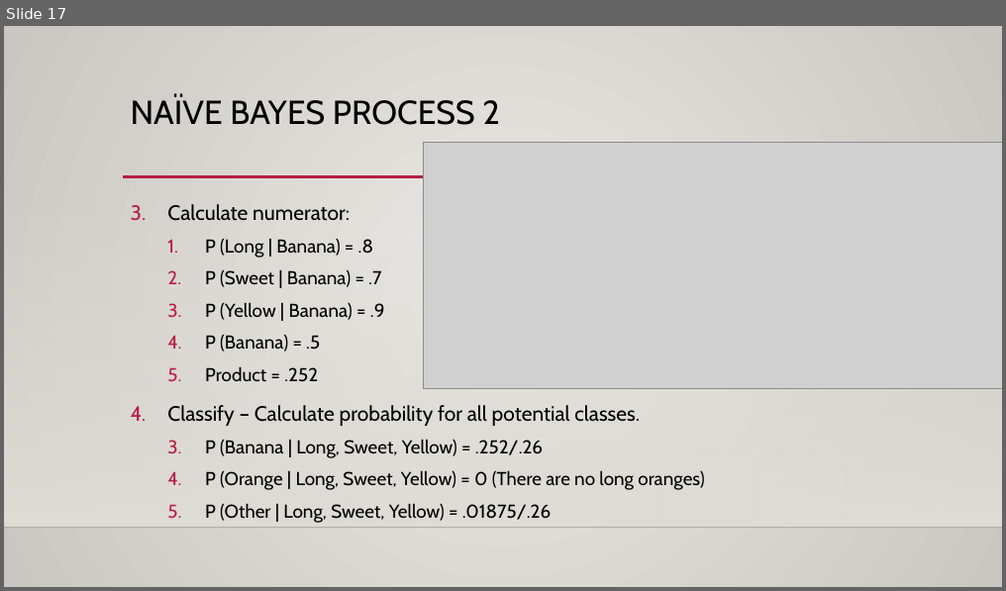
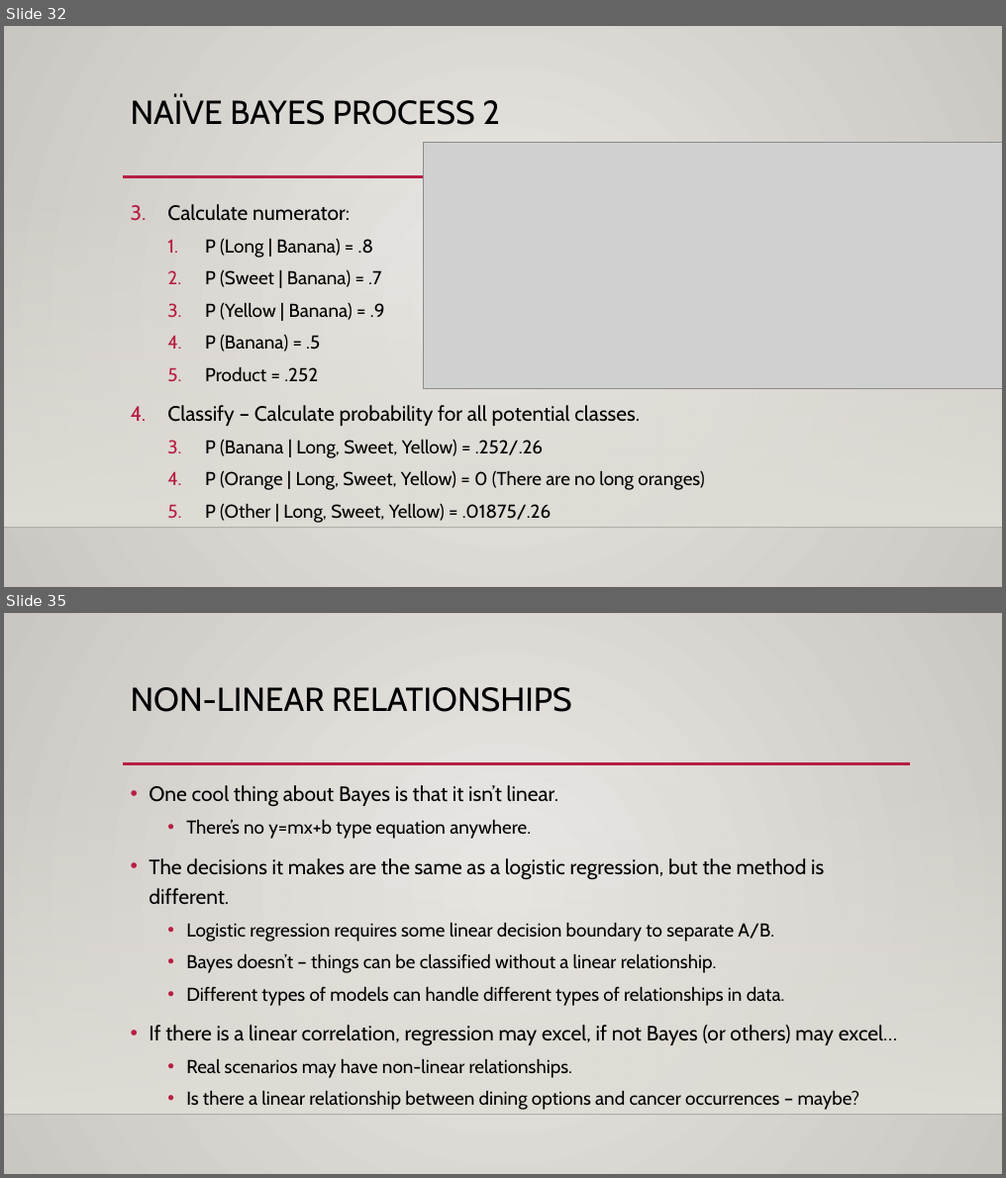
Before and after one commit to AkeemSemperDataScience/Basic_Stats_in_Python_Student_Repository, a slide deck: reference_material/slides/025_Bayes.pptx. Shown one above the other, each under a label of ours: slide 17 before the commit, slides 32 and 35 after it; the slides between them are not shown. The pictures are 1006x591 and 1006x1178 pixels, drawn with LibreOffice and Linux fonts; fonts in the diff are those of the drawing; grey boxes stand for pictures; background and template pictures are left out. Boxes give left, top, right and bottom in pixels: in the first picture for what was removed or moved away, otherwise in the second. Text is boxed around its words. In the diff, an @@ line names an element or a change of style, - is before the commit and + after.

```diff
--- a/reference_material/slides/025_Bayes.pptx
+++ b/reference_material/slides/025_Bayes.pptx
@@ slide 35 added at [4,613,1002,1174], background gradient #ECEAE7 to #CAC7C1; not listed: 3 template elements that a slide beside it also shows @@
@@ title added at [131,687,572,712], 32 pt, text #000000 @@
+NON-LINEAR RELATIONSHIPS
@@ text added at [149,785,898,1110], 18 pt, text #000000 @@
+• One cool thing about Bayes is that it isn’t linear.
+  • There’s no y=mx+b type equation anywhere.
+• The decisions it makes are the same as a logistic regression, but the method is different.
+  • Logistic regression requires some linear decision boundary to separate A/B.
+  • Bayes doesn’t – things can be classified without a linear relationship.
+  • Different types of models can handle different types of relationships in data.
+• If there is a linear correlation, regression may excel, if not Bayes (or others) may excel…
+  • Real scenarios may have non-linear relationships.
+  • Is there a linear relationship between dining options and cancer occurrences – maybe?
@@ what was slide 17 is now slide 32 @@
```
Also in this commit, not shown: 11 slides changed, 21 other slides added, 3 other files.
